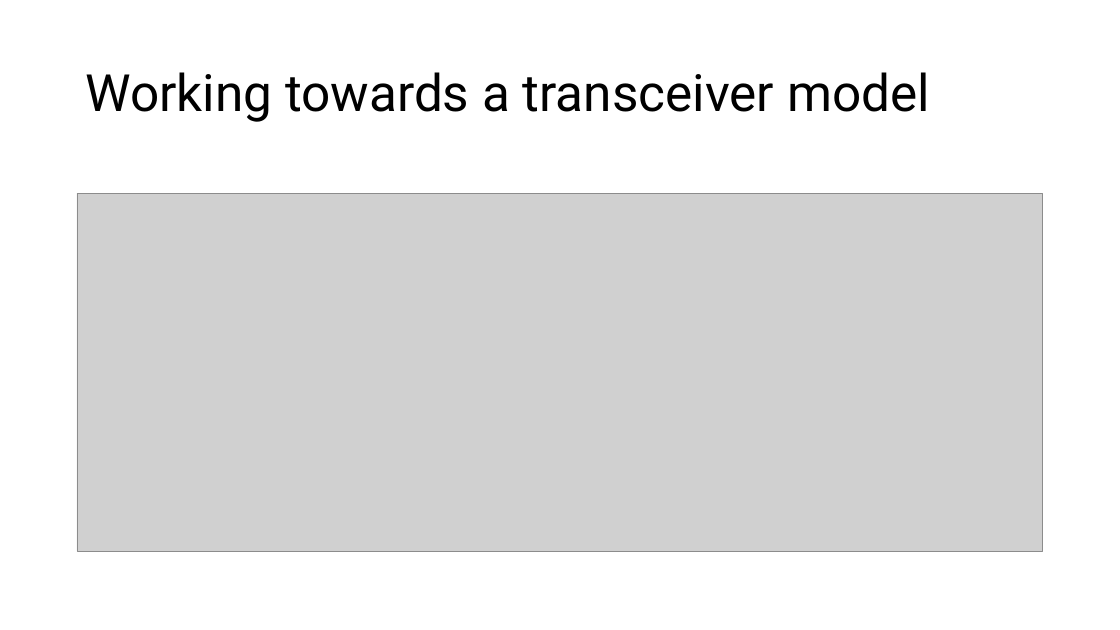
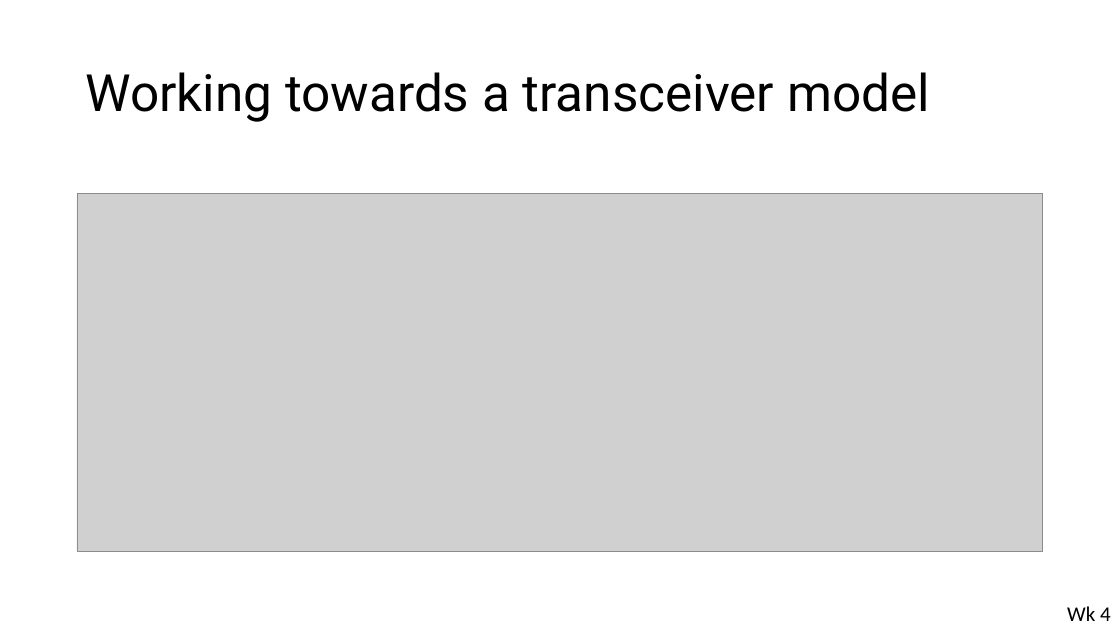
Before and after one commit to Emc54/CoherentTransceivers, a slide deck: slide 8 of Master's meetings presentation.pptx (slide 9 before the commit). Drawn at 1120x630 pixels with LibreOffice and Linux fonts; fonts in the diff are those of the drawing; grey boxes stand for pictures. Boxes give left, top, right and bottom in pixels: in the first picture for what was removed or moved away, otherwise in the second. Text is boxed around its words. In the diff, an @@ line names an element or a change of style, - is before the commit and + after.

```diff
--- a/Master's meetings presentation.pptx
+++ b/Master's meetings presentation.pptx
@@ text added at bbox=[1067, 606, 1111, 621], 18 pt, text #000000 @@
+Wk 4
```
Also in this commit, not shown: 2 other slides changed, 1 slide added, 3 slides removed, 1 other file.
